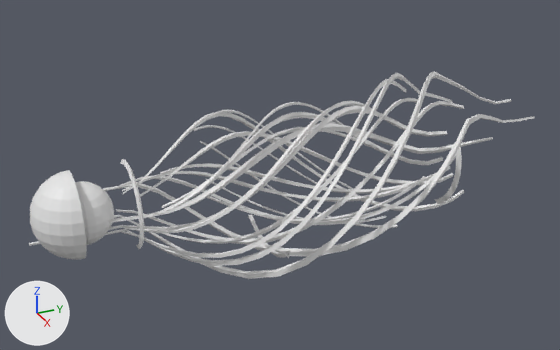
The OBJ model Assets/Models/UpperArm/bras_0007.obj, before and after one commit.
The view is the same before and after, from a 50 mm camera at (1.064, -0.51, 0.534) aimed at (-0.002, -0.03, 0.001). Every picture has the same lights, and +X, +Y and +Z are marked at lower left. Where no turn or scale is listed for an object, it has been applied to the vertices. Vertices at the same position are counted once.

In view in the first picture: 'bras_0007'.
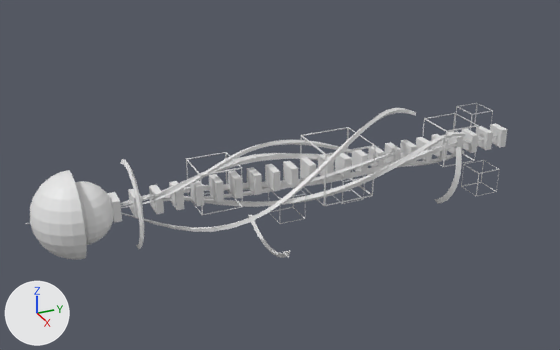
Boxes [x1, y1, x2, y2] around the edits, measured in the pictures (560 x 350 px):
'bras_0007', reshaped (24% shorter): before [29, 71, 534, 279]; after [25, 103, 508, 260]
part 1 of me_bras_0007, added: after [107, 192, 122, 223]
part 2 of me_bras_0007, added: after [128, 189, 143, 218]
part 3 of me_bras_0007, added: after [149, 184, 164, 214]
part 4 of me_bras_0007, added: after [169, 181, 184, 210]
part 5 of me_bras_0007, added: after [190, 180, 204, 206]
part 6 of me_bras_0007, added: after [209, 174, 224, 203]
part 7 of me_bras_0007, added: after [228, 170, 243, 199]
part 8 of me_bras_0007, added: after [247, 167, 262, 195]
part 9 of me_bras_0007, added: after [265, 164, 280, 192]
part 10 of me_bras_0007, added: after [283, 161, 299, 188]
part 11 of me_bras_0007, added: after [301, 157, 316, 185]
part 12 of me_bras_0007, added: after [318, 154, 334, 181]
part 13 of me_bras_0007, added: after [335, 153, 351, 178]
part 14 of me_bras_0007, added: after [352, 150, 368, 174]
part 15 of me_bras_0007, added: after [368, 146, 385, 167]
part 16 of me_bras_0007, added: after [384, 142, 401, 168]
part 17 of me_bras_0007, added: after [400, 139, 417, 165]
part 18 of me_bras_0007, added: after [416, 137, 433, 162]
part 19 of me_bras_0007, added: after [431, 134, 448, 159]
part 20 of me_bras_0007, added: after [447, 131, 464, 156]
part 21 of me_bras_0007, added: after [461, 129, 478, 153]
part 22 of me_bras_0007, added: after [476, 126, 493, 150]
part 23 of me_bras_0007, added: after [490, 123, 508, 147]
part 24 of me_bras_0007, rebuilt: before [140, 131, 453, 197]; after [121, 140, 368, 208]

Diff of the bpy script that builds the scene:
```diff
--- a/Assets/Models/UpperArm/bras_0007.obj.py
+++ b/Assets/Models/UpperArm/bras_0007.obj.py
@@ me_bras_0007 @@
-me_bras_0007.from_pydata(...)  # 2687 vertices, 2743 faces; spans x -0.131..0.162, y -0.437..0.461, z -0.143..0.149
+me_bras_0007.from_pydata(...)  # 1535 vertices, 1462 faces; spans x -0.126..0.1, y -0.437..0.421, z -0.132..0.083
+# me_bras_0007 part 1: a new loose piece, a box spanning x -0.017..0.017, y -0.312..-0.3, z -0.017..0.017
+# me_bras_0007 part 2: a new loose piece, a box spanning x -0.017..0.017, y -0.279..-0.267, z -0.017..0.017
+# me_bras_0007 part 3: a new loose piece, a box spanning x -0.017..0.017, y -0.247..-0.235, z -0.017..0.017
+# me_bras_0007 part 4: a new loose piece, a box spanning x -0.017..0.017, y -0.214..-0.202, z -0.017..0.017
+# me_bras_0007 part 5: a new loose piece, a box spanning x -0.017..0.017, y -0.181..-0.169, z -0.017..0.017
+# me_bras_0007 part 6: a new loose piece, a box spanning x -0.017..0.017, y -0.148..-0.136, z -0.017..0.017
+# me_bras_0007 part 7: a new loose piece, a box spanning x -0.017..0.017, y -0.116..-0.104, z -0.017..0.017
+# me_bras_0007 part 8: a new loose piece, a box spanning x -0.017..0.017, y -0.083..-0.071, z -0.017..0.017
+# me_bras_0007 part 9: a new loose piece, a box spanning x -0.017..0.017, y -0.05..-0.038, z -0.017..0.017
+# me_bras_0007 part 10: a new loose piece, a box spanning x -0.017..0.017, y -0.017..-0.005, z -0.017..0.017
+# me_bras_0007 part 11: a new loose piece, a box spanning x -0.017..0.017, y 0.015..0.027, z -0.017..0.017
+# me_bras_0007 part 12: a new loose piece, a box spanning x -0.017..0.017, y 0.048..0.06, z -0.017..0.017
+# me_bras_0007 part 13: a new loose piece, a box spanning x -0.017..0.017, y 0.081..0.093, z -0.017..0.017
+# me_bras_0007 part 14: a new loose piece, a box spanning x -0.017..0.017, y 0.114..0.126, z -0.017..0.017
+# me_bras_0007 part 15: a new loose piece, a box spanning x -0.017..0.017, y 0.146..0.158, z -0.017..0.017
+# me_bras_0007 part 16: a new loose piece, a box spanning x -0.017..0.017, y 0.179..0.191, z -0.017..0.017
+# me_bras_0007 part 17: a new loose piece, a box spanning x -0.017..0.017, y 0.212..0.224, z -0.017..0.017
+# me_bras_0007 part 18: a new loose piece, a box spanning x -0.017..0.017, y 0.245..0.257, z -0.017..0.017
+# me_bras_0007 part 19: a new loose piece, a box spanning x -0.017..0.017, y 0.277..0.289, z -0.017..0.017
+# me_bras_0007 part 20: a new loose piece, a box spanning x -0.017..0.017, y 0.31..0.322, z -0.017..0.017
+# me_bras_0007 part 21: a new loose piece, a box spanning x -0.017..0.017, y 0.343..0.355, z -0.017..0.017
+# me_bras_0007 part 22: a new loose piece, a box spanning x -0.017..0.017, y 0.376..0.388, z -0.017..0.017
+# me_bras_0007 part 23: a new loose piece, a box spanning x -0.017..0.017, y 0.408..0.42, z -0.017..0.017
+# me_bras_0007 part 24: the loose piece of 98 vertices spanning x -0.086..0.03, y -0.272..0.314, z -0.077..0.077 is rebuilt with 98 vertices and now spans x -0.059..0.03, y -0.298..0.245, z -0.043..0.058
+# me_bras_0007 part 25: the loose piece of 98 vertices spanning x -0.063..0.051, y -0.29..0.192, z -0.068..0.026 is rebuilt with 98 vertices and now spans x -0.03..0.05, y -0.337..0.326, z -0.05..0.032
+# me_bras_0007 part 26: the loose piece of 98 vertices spanning x -0.083..0.136, y -0.353..0.256, z -0.084..0.136 is rebuilt with 98 vertices and now spans x -0.047..0.084, y -0.353..0.256, z -0.051..0.083
+# me_bras_0007 part 27: the loose piece of 98 vertices spanning x -0.062..0.047, y -0.226..0.277, z -0.063..0.034 is rebuilt with 98 vertices and now spans x -0.043..0.015, y -0.437..0.339, z -0.037..0.04
+# me_bras_0007 part 28: the loose piece of 98 vertices spanning x -0.073..0.058, y -0.416..0.421, z -0.032..0.075 is rebuilt with 98 vertices and now spans x -0.023..0.026, y -0.416..0.421, z -0.026..0.009
+# me_bras_0007 part 29: a new loose piece of 98 vertices spanning x -0.01..0.022, y -0.243..0.195, z -0.021..0.015
+# me_bras_0007 part 30: a new loose piece of 32 vertices spanning x -0.011..0.036, y 0.351..0.397, z -0.098..-0.051
+# me_bras_0007 part 31: a new loose piece of 32 vertices spanning x -0.015..0.032, y -0.045..0.001, z -0.071..-0.025
+# me_bras_0007 part 32: a new loose piece of 32 vertices spanning x -0.041..0.006, y 0.345..0.391, z 0.008..0.054
+# me_bras_0007 part 33: a new loose piece of 32 vertices spanning x -0.019..0.049, y 0.259..0.326, z -0.017..0.051
+# me_bras_0007 part 34: a new loose piece of 32 vertices spanning x -0.019..0.049, y -0.184..-0.117, z -0.017..0.051
+# me_bras_0007 part 35: a new loose piece of 32 vertices spanning x -0.126..-0.079, y 0.133..0.179, z -0.121..-0.075
+# me_bras_0007 part 36: a new loose piece of 32 vertices spanning x -0.046..0.046, y 0.028..0.121, z -0.046..0.046
+# me_bras_0007 part 37: 1666 vertices removed from x -0.131..0.162, y -0.437..0.461, z -0.143..0.149
```
